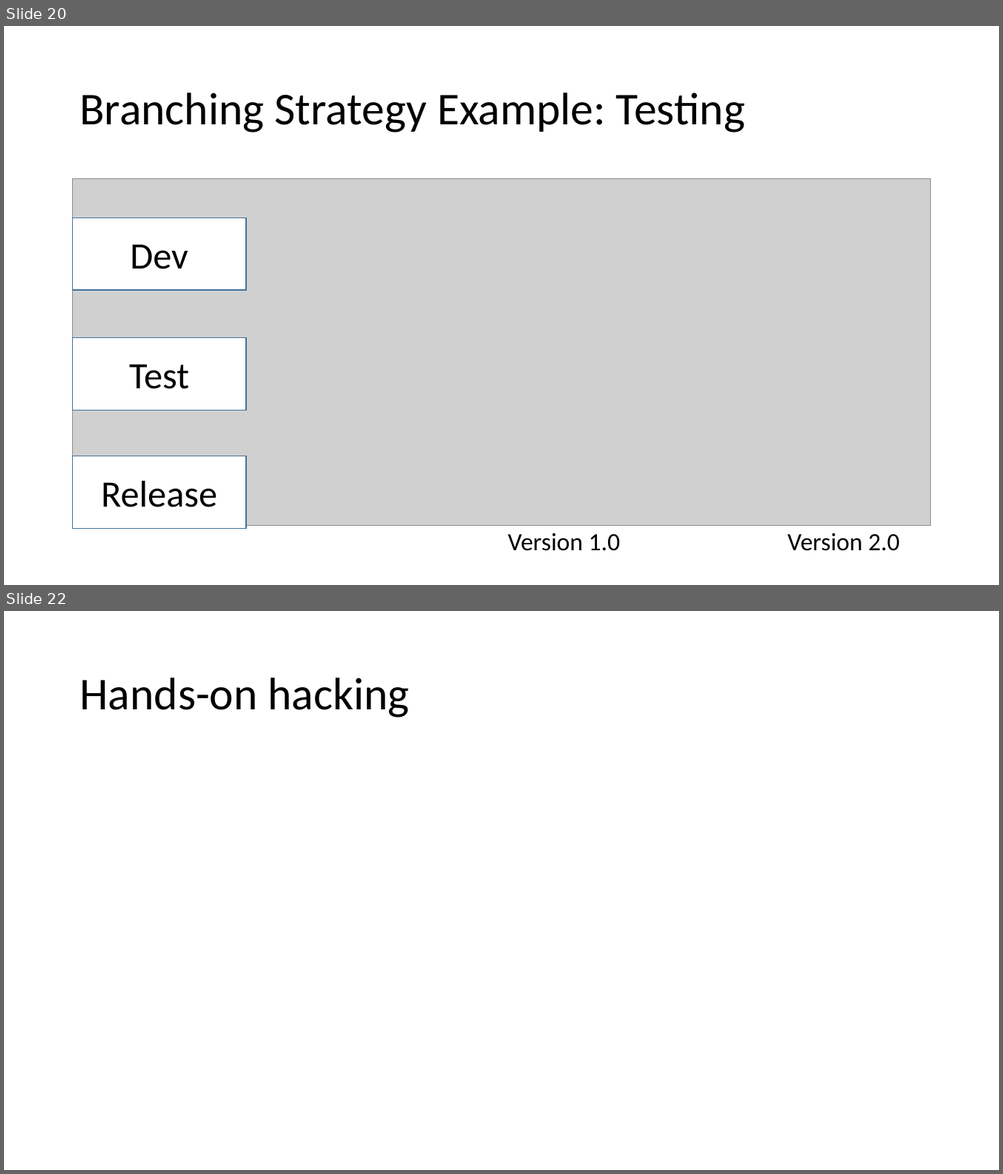
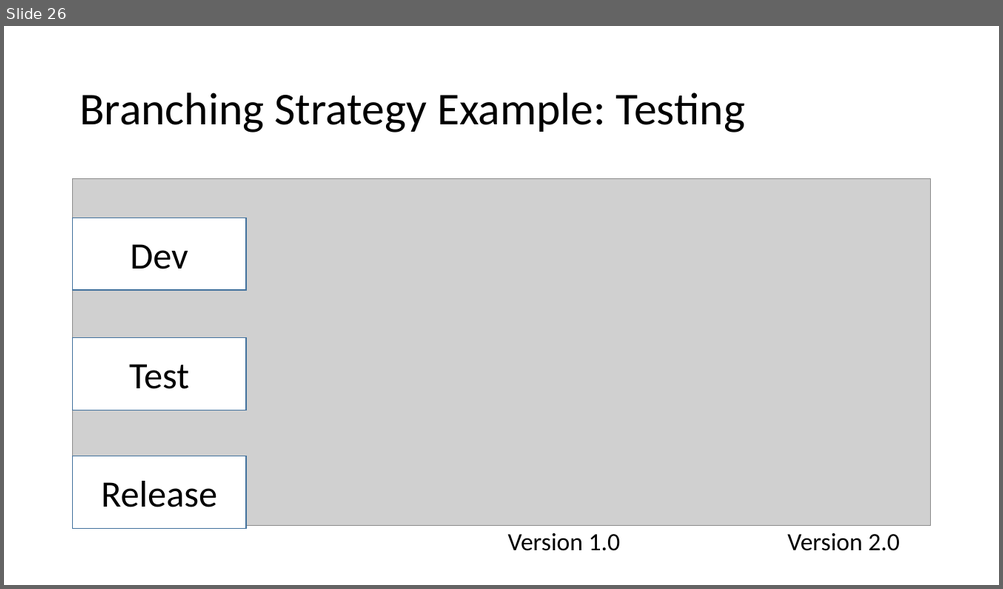
Before and after one commit to vegfetch/talk, a slide deck: cf_version_control_systems.pptx. Shown one above the other, each under a label of ours: slides 20 and 22 before the commit, slide 26 after it; the slides between them are not shown. The pictures are 1003x1174 and 1003x589 pixels, drawn with LibreOffice and Linux fonts; fonts in the diff are those of the drawing; grey boxes stand for pictures. Boxes give left, top, right and bottom in pixels: in the first picture for what was removed or moved away, otherwise in the second. Text is boxed around its words. In the diff, an @@ line names an element or a change of style, - is before the commit and + after.

```diff
--- a/cf_version_control_systems.pptx
+++ b/cf_version_control_systems.pptx
@@ slide 22 removed at [4, 611, 999, 1170], background #FFFFFF @@
@@ title removed at [79, 678, 410, 718] @@
-Hands-on hacking
@@ what was slide 20 is now slide 26 @@
```
Also in this commit, not shown: 1 slide changed, 6 slides added, 1 other slide removed, 1 other file.
